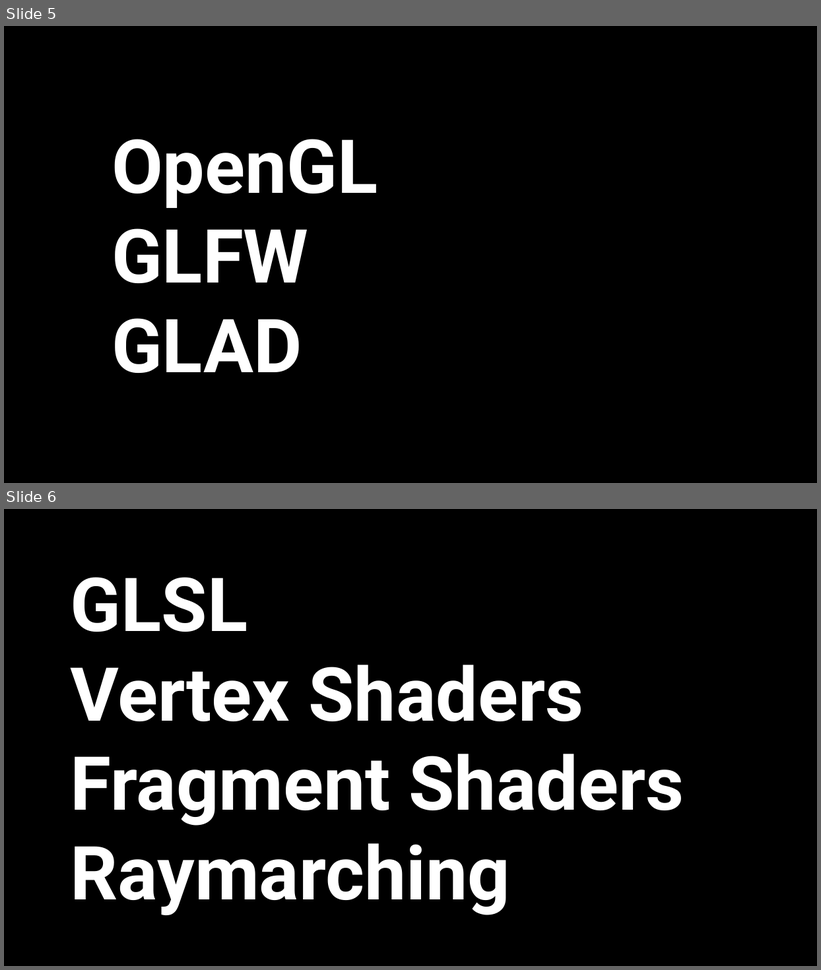
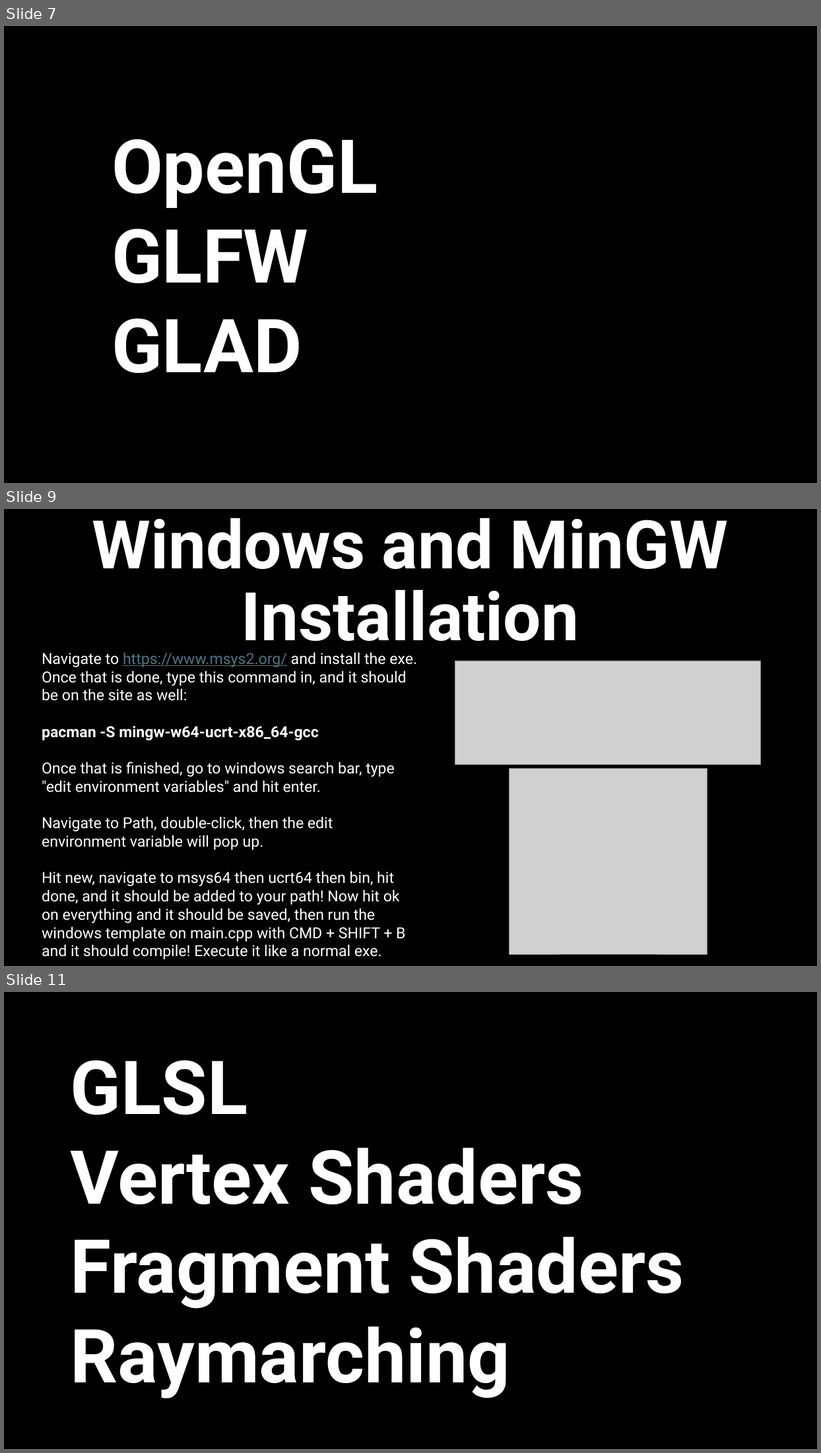
Before and after one commit to KnightHacks/workshops, a slide deck: 2024-2025/tech-exploration/graphics-shaders/GraphisWorkshop.pptx. Shown one above the other, each under a label of ours: slides 5 and 6 before the commit, slides 7, 9 and 11 after it; the slides between them are not shown. The pictures are 821x970 and 821x1453 pixels, drawn with LibreOffice and Linux fonts; fonts in the diff are those of the drawing; grey boxes stand for pictures; background and template pictures are left out. Boxes give left, top, right and bottom in pixels: in the first picture for what was removed or moved away, otherwise in the second. Text is boxed around its words. In the diff, an @@ line names an element or a change of style, - is before the commit and + after.

Commit message:
Update Slides

```diff
--- a/2024-2025/tech-exploration/graphics-shaders/GraphisWorkshop.pptx
+++ b/2024-2025/tech-exploration/graphics-shaders/GraphisWorkshop.pptx
@@ slide 9 added at [4,509,817,966], background #FFFFFF @@
@@ rectangle added at [4,509,817,966], fill #000000, outline #000000 1.5 pt @@
@@ title added at [92,518,729,656], 79.2 pt, text #FFFFFF, bold @@
+Windows and MinGW Installation
@@ text added at [42,652,417,960], 18 pt, text #FFFFFF @@
+Navigate to https://www.msys2.org/ and install the exe. Once that is done, type this command in, and it should be on the site as well:
+pacman -S mingw-w64-ucrt-x86_64-gcc
+Once that is finished, go to windows search bar, type "edit environment variables" and hit enter.
+Navigate to Path, double-click, then the edit environment variable will pop up.
+Hit new, navigate to msys64 then ucrt64 then bin, hit done, and it should be added to your path! Now hit ok on everything and it should be saved, then run the windows template on main.cpp with CMD + SHIFT + B and it should compile! Execute it like a normal exe.
@@ picture added at [455,661,761,764] @@
@@ picture added at [509,768,707,955] @@
@@ what was slide 5 is now slide 7 @@
@@ what was slide 6 is now slide 11 @@
```
Also in this commit, not shown: 4 other slides added.
